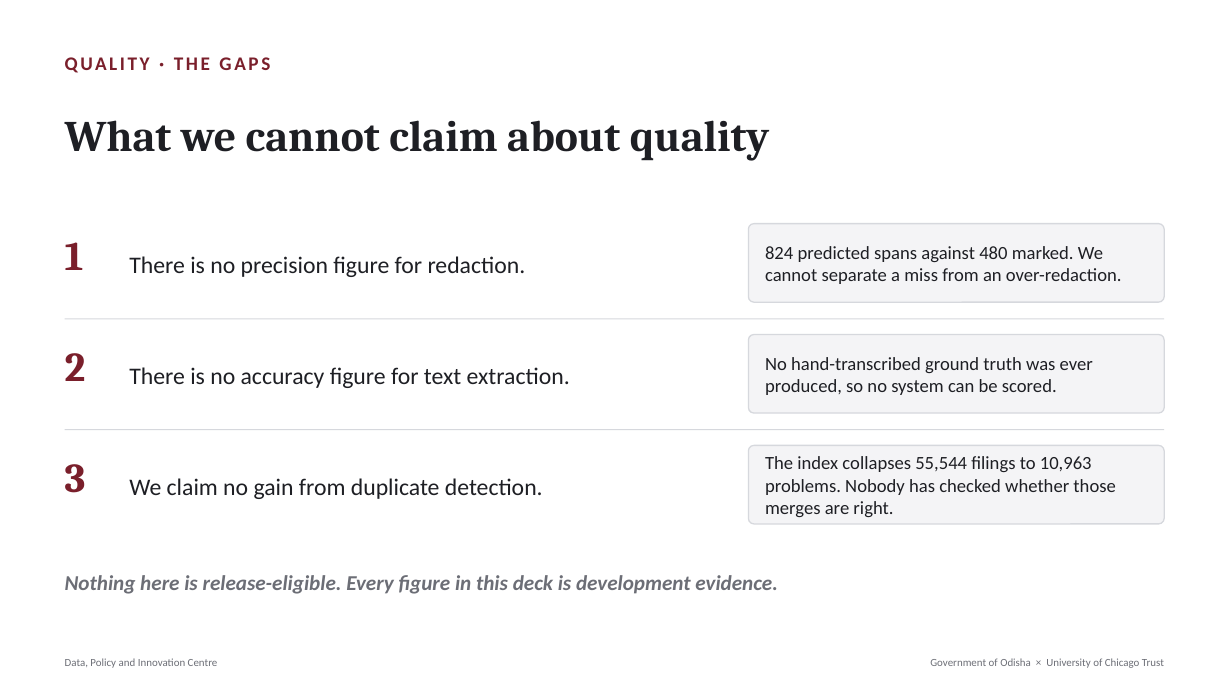
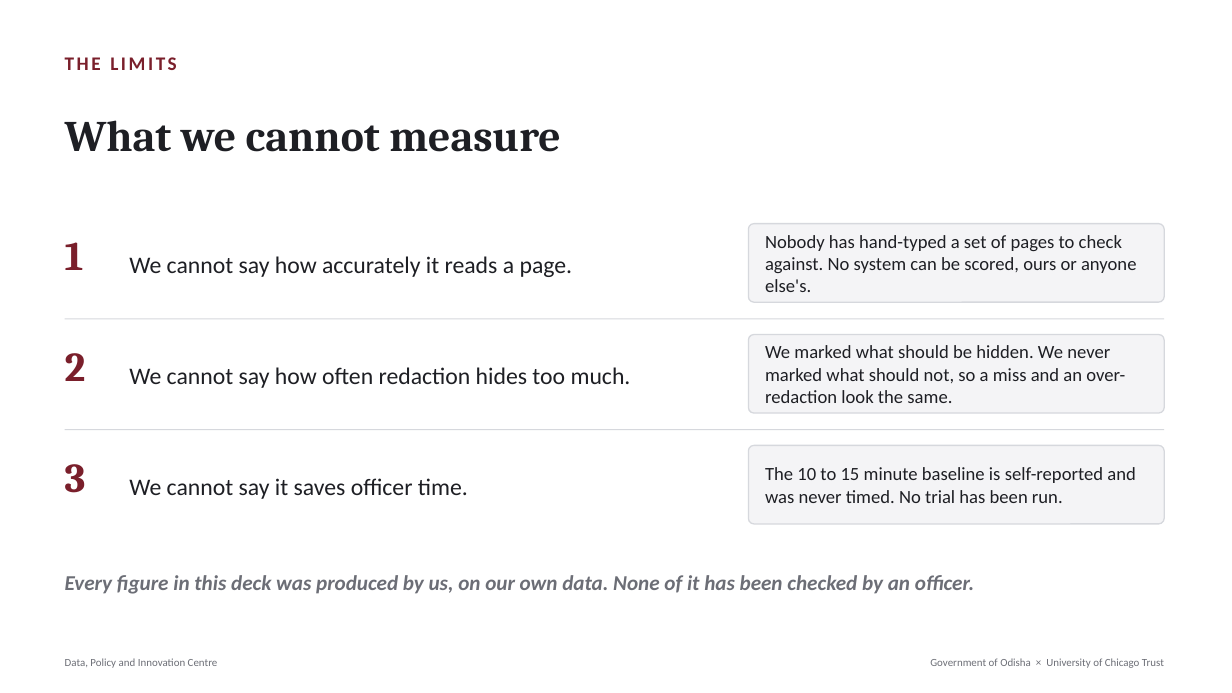
Before and after one commit to Data-Policy-and-Innovation-Centre/janasunani, a slide deck: slide 8 of docs/presentations/2026-08-24-timing-quality/Janasunani_2.0_Timing_and_Quality.pptx (slide 11 before the commit). Drawn at 1232x693 pixels with LibreOffice and Linux fonts; fonts in the diff are those of the drawing. Boxes give left, top, right and bottom in pixels: in the first picture for what was removed or moved away, otherwise in the second. Text is boxed around its words. In the diff, an @@ line names an element or a change of style, - is before the commit and + after.

```diff
--- a/docs/presentations/2026-08-24-timing-quality/Janasunani_2.0_Timing_and_Quality.pptx
+++ b/docs/presentations/2026-08-24-timing-quality/Janasunani_2.0_Timing_and_Quality.pptx
@@ text at (65,57,177,70): text changed @@
-QUALITY · THE GAPS
+THE LIMITS
@@ text at (65,120,560,152): text changed @@
-What we cannot claim about quality
+What we cannot measure
@@ text at (765,235,1136,292): text changed @@
-824 predicted spans against 480 marked. We cannot separate a miss from an over-redaction.
+Nobody has hand-typed a set of pages to check against. No system can be scored, ours or anyone else's.
@@ text at (129,256,573,277): text changed @@
-There is no precision figure for redaction.
+We cannot say how accurately it reads a page.
@@ text at (765,345,1125,403): text changed @@
-No hand-transcribed ground truth was ever produced, so no system can be scored.
+We marked what should be hidden. We never marked what should not, so a miss and an over-redaction look the same.
@@ text at (129,367,631,388): text changed @@
-There is no accuracy figure for text extraction.
+We cannot say how often redaction hides too much.
@@ text at (129,478,468,499): text changed @@
-We claim no gain from duplicate detection.
+We cannot say it saves officer time.
@@ text at (765,467,1136,503): text changed @@
-The index collapses 55,544 filings to 10,963 problems. Nobody has checked whether those merges are right.
+The 10 to 15 minute baseline is self-reported and was never timed. No trial has been run.
@@ text at (65,575,974,594): text changed @@
-Nothing here is release-eligible. Every figure in this deck is development evidence.
+Every figure in this deck was produced by us, on our own data. None of it has been checked by an officer.
```
Also in this commit, not shown: 2 other slides changed, 6 slides added, 8 slides removed, 8 other files.
